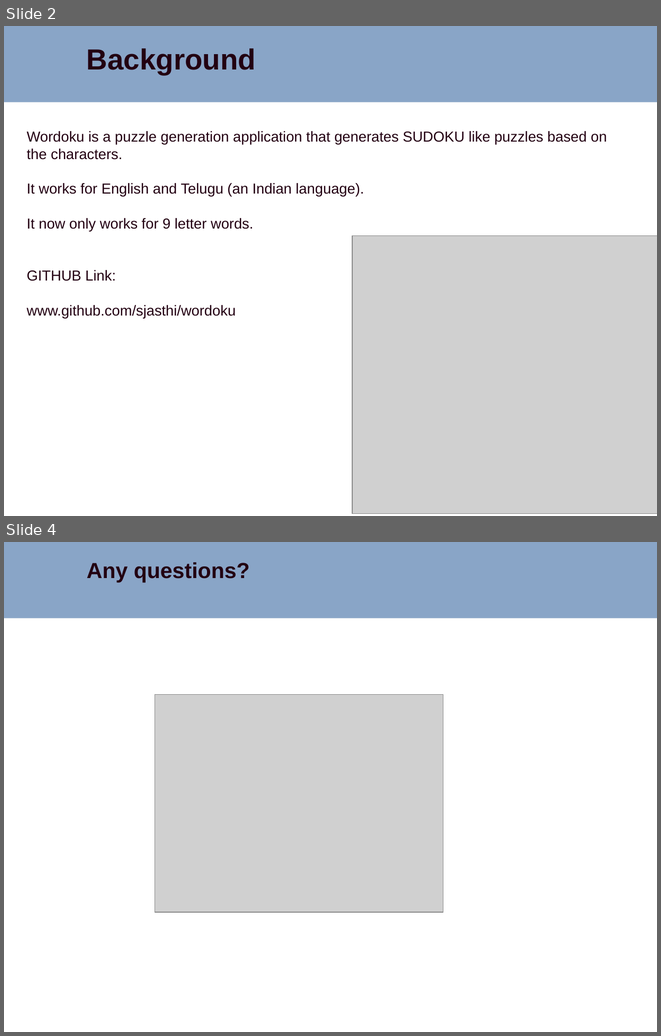
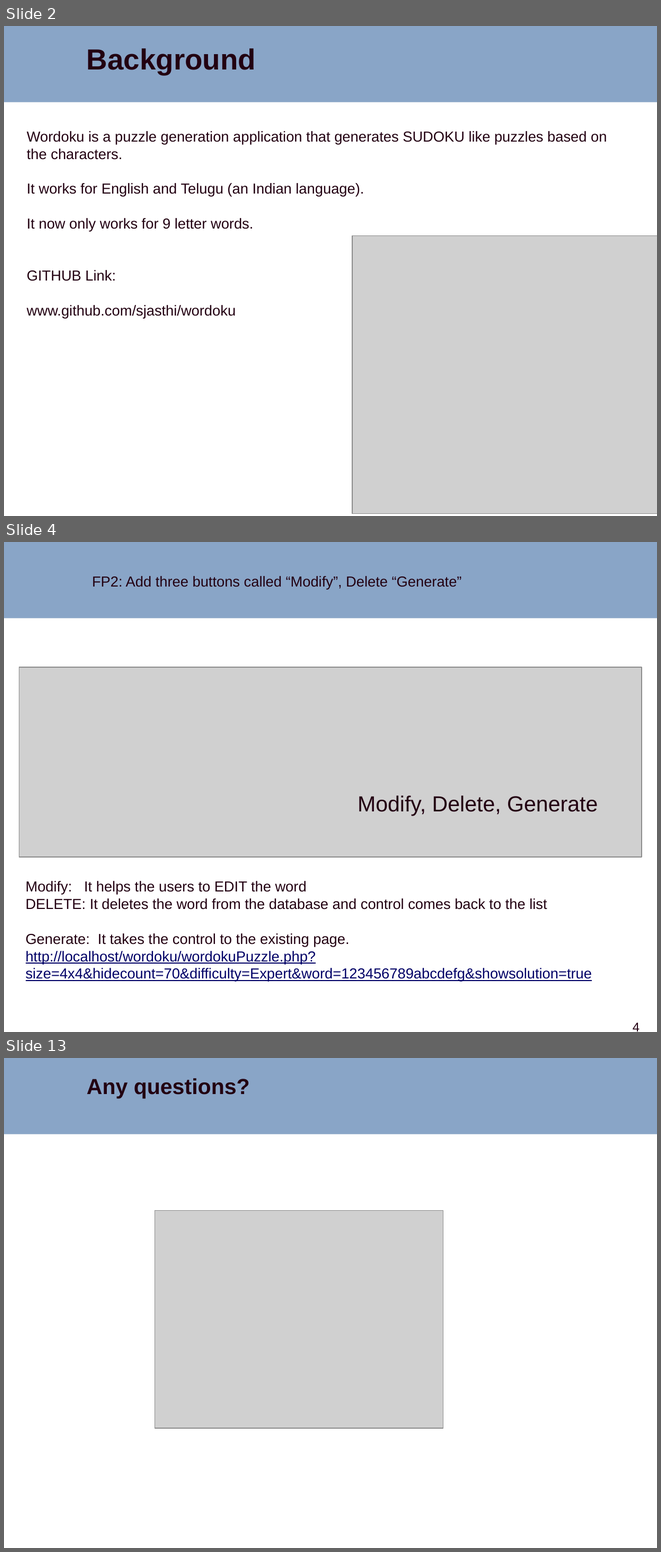
Before and after one commit to sjasthi/wordoku, a slide deck: docs/wordoku_enhancements.pptx. Shown one above the other, each under a label of ours: slides 2 and 4 before the commit, slides 2, 4 and 13 after it; the slides between them are not shown. The pictures are 661x1036 and 661x1552 pixels, drawn with LibreOffice and Linux fonts; fonts in the diff are those of the drawing; grey boxes stand for pictures; background and template pictures are left out. Boxes give left, top, right and bottom in pixels: in the first picture for what was removed or moved away, otherwise in the second. Text is boxed around its words. In the diff, an @@ line names an element or a change of style, - is before the commit and + after.

```diff
--- a/docs/wordoku_enhancements.pptx
+++ b/docs/wordoku_enhancements.pptx
@@ slide 4 added at (x1=4, y1=542, x2=657, y2=1032), background #FFFFFF; not listed: 1 template element that a slide beside it also shows @@
@@ text added at (x1=92, y1=576, x2=462, y2=590), 16 pt, text #220011 @@
+FP2: Add three buttons called “Modify”, Delete “Generate”
@@ picture added at (x1=19, y1=668, x2=641, y2=857) @@
@@ text added at (x1=358, y1=795, x2=598, y2=816), 24 pt, text #220011 @@
+Modify, Delete, Generate
@@ text added at (x1=26, y1=881, x2=592, y2=981), 16 pt, text #220011 @@
+Modify: It helps the users to EDIT the word
+DELETE: It deletes the word from the database and control comes back to the list
+Generate: It takes the control to the existing page.
+http://localhost/wordoku/wordokuPuzzle.php?size=4x4&hidecount=70&difficulty=Expert&word=123456789abcdefg&showsolution=true
@@ page number added at (x1=633, y1=1022, x2=639, y2=1031), 14 pt, text #220011 @@
+4
@@ what was slide 4 is now slide 13 @@
```
Also in this commit, not shown: 1 slide changed, 8 other slides added.
